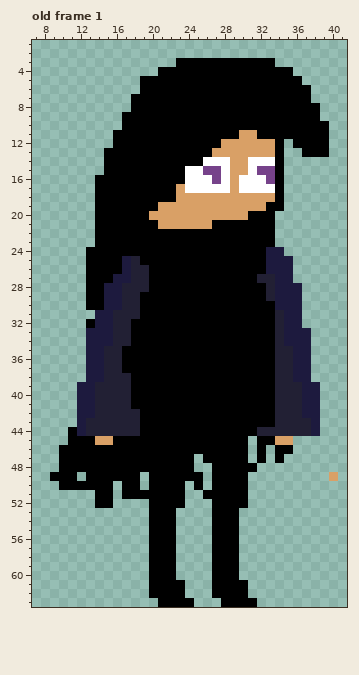
Pixel-art file -- Sprite-Player.ase. The picture above is the old version.
64x64 pixels, 1 frame. Shown: old frame 1: x 7..41, y 1..63. The commit also changed other frames, which this record leaves out.
Now the later version:
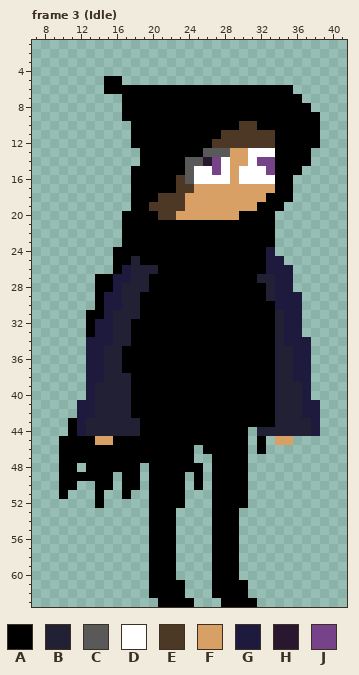
Palette (. is transparent): A #000000  B #222034  C #595959  D #ffffff  E #4c3824  F #d9a066  G #1d1a3e  H #291730  J #76428a
A new or re-ordered frame is compared with the old frame closest to it.
From the commit log: Added Animation Idle
Difference:
frames 1 -> 13
Frame 3 (Idle) is new; against old frame 1:
y 3: x 23..33 AAAAAAAAAAA -> ...........
y 4: x 21..35 AAAAAAAAAAAAAAA -> ...............
y 5: x 15..16 .. -> AA; x 19..36 AAAAAAAAAAAAAAAAAA -> ..................
y 6: x 15..18 .... -> AAAA; x 36..37 AA -> ..
y 7: x 17 . -> A; x 37 A -> .
y 8: x 17 . -> A; x 38 A -> .
y 10: x 17 A -> .; x 30..31 AA -> EE; x 39 A -> .
y 11: x 16..17 AA -> ..; x 28..33 AAFFAA -> EEEEEE; x 39 A -> .
y 12: x 16..17 AA -> ..; x 27..33 AFFFFFF -> EEEEEEE; x 35 . -> A; x 39 A -> .
y 13: x 15..18 AAAA -> ....; x 26..28 AFF -> CCC; x 31..33 FFF -> DDD; x 35..36 .. -> AA; x 38..39 AA -> ..
y 14: x 15..18 AAAA -> ....; x 24..27 AADD -> CCHJ; x 32..33 DD -> JJ; x 35..37 ... -> AAA
y 15: x 15..17 AAA -> ...; x 24 D -> C; x 26 J -> D; x 30 F -> D; x 32 J -> D; x 35..36 .. -> AA
y 16: x 14..17 AAAA -> ....; x 23..24 AD -> EC; x 27 J -> D; x 33 J -> D; x 35 . -> A
y 17: x 14..17 AAAA -> ....; x 23..28 FDDDDD -> EEFFFF; x 30..33 DDDD -> FFFF; x 35 . -> A
y 18: x 14..17 AAAA -> ....; x 21..23 AAF -> EEE; x 33 F -> A; x 35 . -> A
y 19: x 14..17 AAAA -> ....; x 20..23 AFFF -> EEEE; x 32 F -> A
y 20: x 14..16 AAA -> ...; x 20..22 FFF -> AEE; x 30 F -> A
y 21: x 14..16 AAA -> ...; x 21..26 FFFFFF -> AAAAAA
y 22..23: x 14..16 AAA -> ...
y 24: x 13..15 AAA -> ...; x 34 G -> .
y 25: x 13..15 AAA -> ...; x 17 G -> A; x 35 G -> .
y 26: x 13..15 AAA -> ...; x 20 A -> B
y 27: x 13 A -> .
y 28: x 13 A -> .; x 15 G -> A; x 36 G -> .
y 29..30: x 13 A -> .
y 31: x 13..14 .G -> AA
y 33: x 13 G -> A; x 37 G -> .
y 39..40: x 12 G -> .; x 38 G -> .
y 42: x 18 B -> A
y 43: x 11 . -> A
y 44: x 31 A -> .
y 45: x 10 . -> A; x 33 A -> .
y 46: x 25 A -> .; x 34..35 AA -> ..
y 47: x 26 A -> .; x 32 A -> .; x 34 A -> .
y 48: x 12 A -> .; x 19 A -> .; x 25 . -> A; x 31 A -> .
y 49: x 9 A -> .; x 12 . -> A; x 16 A -> .; x 24 A -> .; x 40 F -> .
y 50: x 12..13 AA -> ..
y 51: x 10 . -> A; x 15 A -> .; x 18..19 AA -> ..; x 26 A -> .
y 52: x 15 A -> .
Pixel boxes of the changes (left, top, right, bottom) in both pictures:
changed: (86, 58, 329, 337)
changed: (50, 382, 212, 508)
erased: (311, 382, 320, 400)
erased: (248, 427, 293, 472)
erased: (329, 472, 338, 481)
